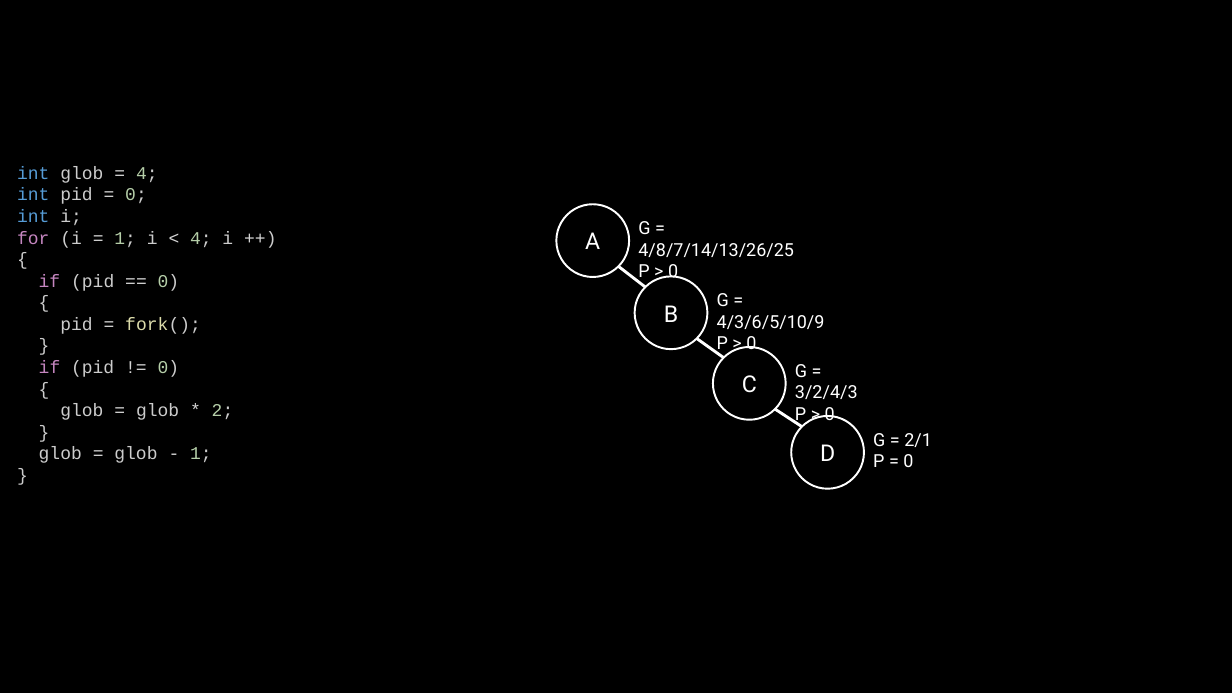
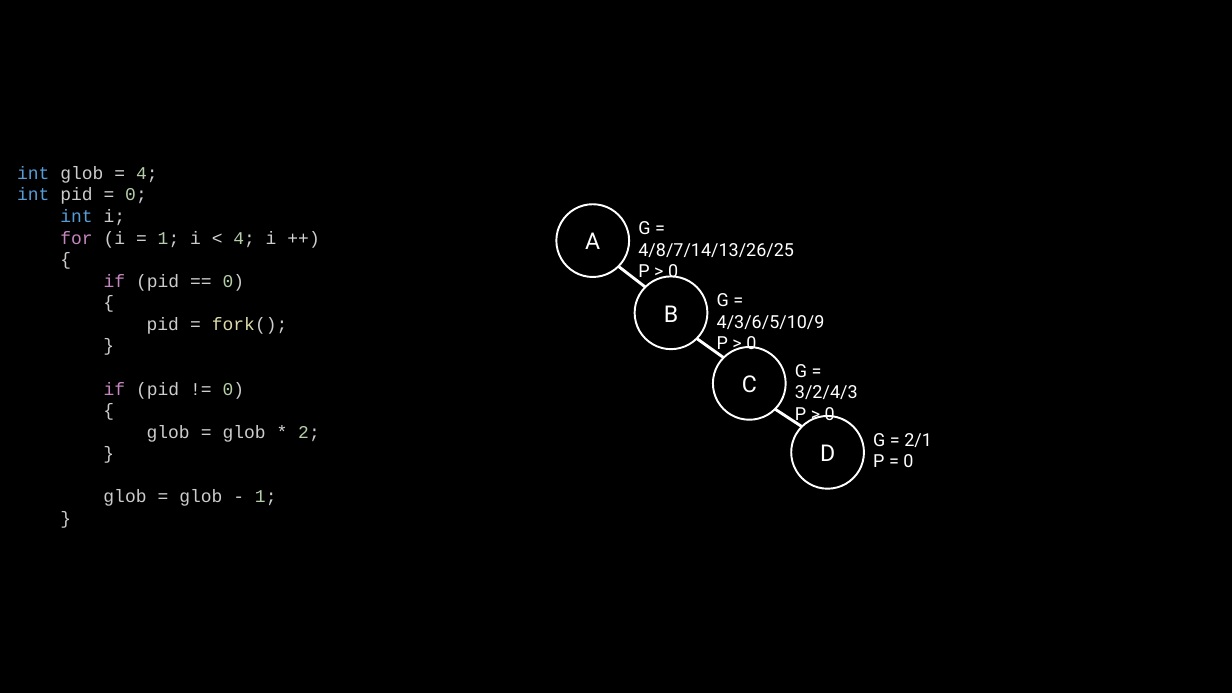
Before and after one commit to r-delprete/operating-systems, a slide deck: slide 8 of exercises/alberi/tracce.pptx (slide 5 before the commit). Drawn at 1232x693 pixels with LibreOffice and Linux fonts; fonts in the diff are those of the drawing. Boxes give left, top, right and bottom in pixels: in the first picture for what was removed or moved away, otherwise in the second. Text is boxed around its words. In the diff, an @@ line names an element or a change of style, - is before the commit and + after.

```diff
--- a/exercises/alberi/tracce.pptx
+++ b/exercises/alberi/tracce.pptx
@@ text "int glob = 4;" rewrapped from [17,166,234,463] to [17,166,320,506] @@
```
Also in this commit, not shown: 8 other slides changed, 1 slide added, 3 other files.
